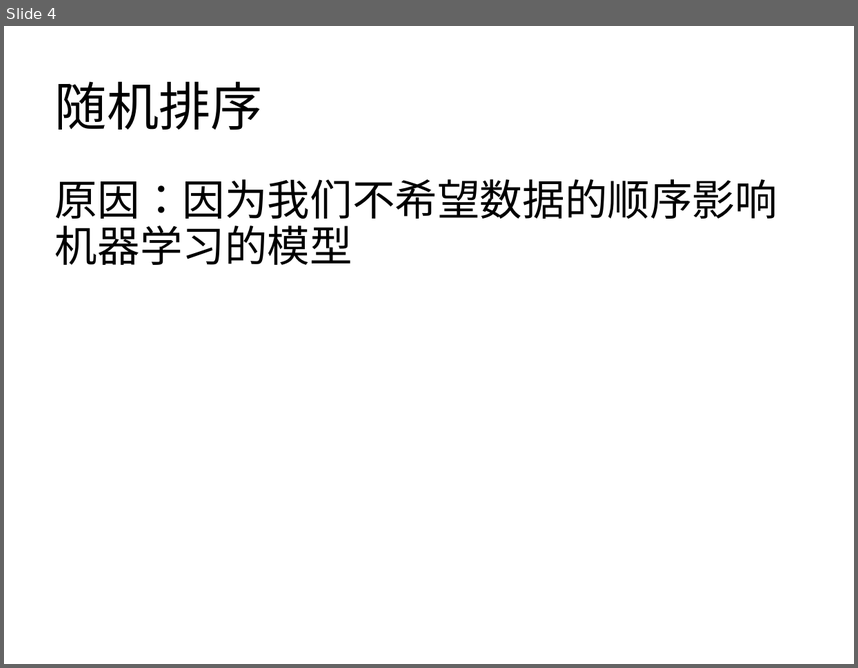
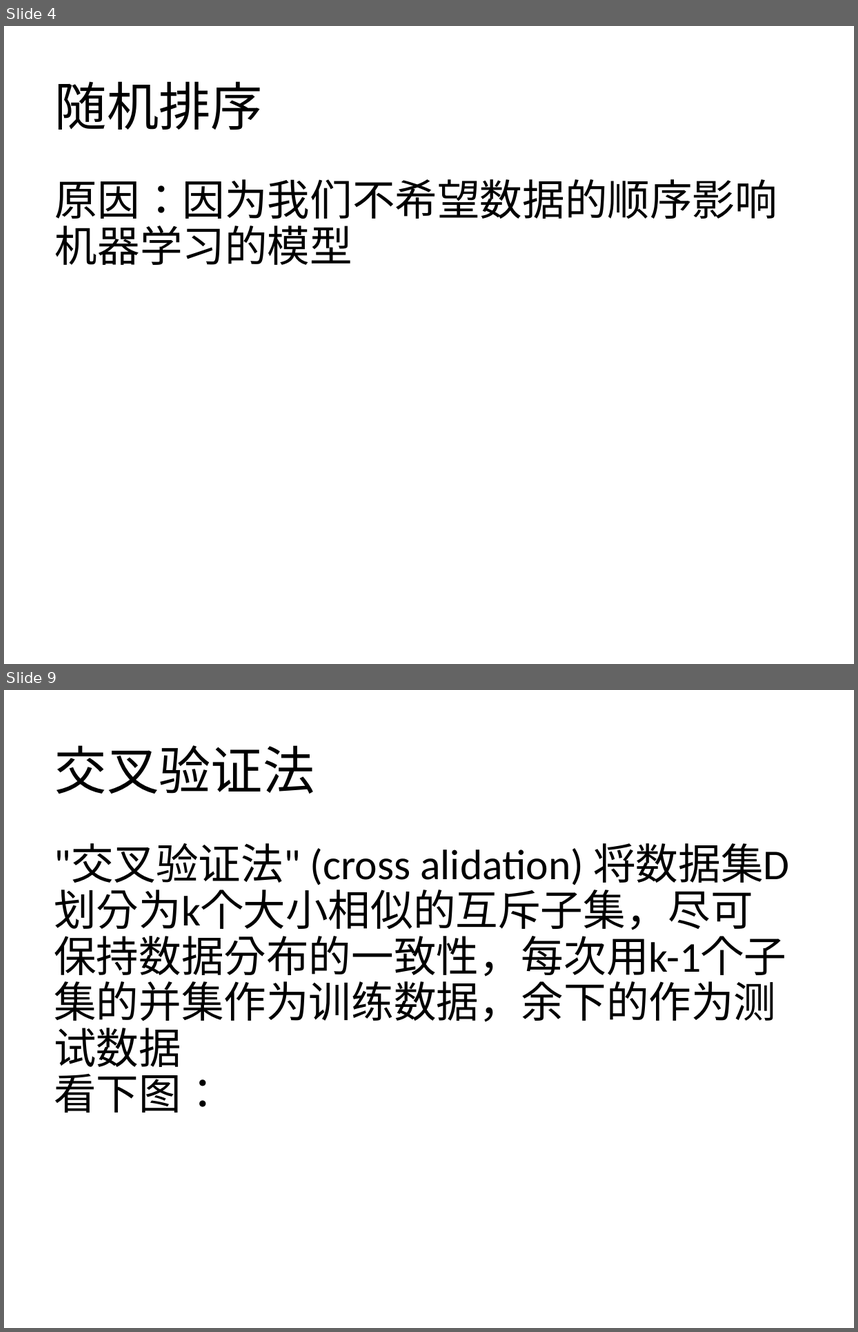
Before and after one commit to zznan0o0/Machine-Learning-materilas, a slide deck: 机器学习.pptx. Shown one above the other, each under a label of ours: slide 4 before the commit, slides 4 and 9 after it; the slides between them are not shown. The pictures are 858x668 and 858x1332 pixels, drawn with LibreOffice and Linux fonts; fonts in the diff are those of the drawing. Boxes give left, top, right and bottom in pixels: in the first picture for what was removed or moved away, otherwise in the second. Text is boxed around its words. In the diff, an @@ line names an element or a change of style, - is before the commit and + after.

```diff
--- a/机器学习.pptx
+++ b/机器学习.pptx
@@ slide 9 added at [4,690,854,1328], background #FFFFFF @@
@@ title added at [55,745,314,793], 44 pt, text #000000 @@
+交叉验证法
@@ text added at [54,843,789,1112], 36 pt, text #000000 @@
+"交叉验证法" (cross alidation) 将数据集D划分为k个大小相似的互斥子集，尽可 保持数据分布的一致性，每次用k-1个子集的并集作为训练数据，余下的作为测试数据
+看下图：
```
Also in this commit, not shown: 1 slide changed, 16 other slides added.
